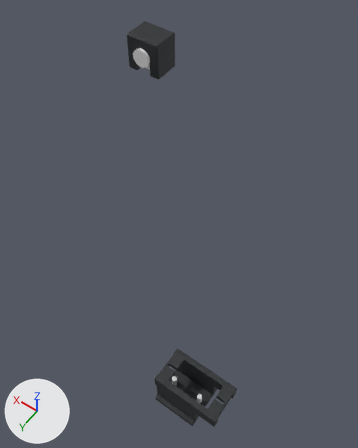
Renders of the Blender file hardware/robot-design/round-yaw-v2/revision-20261011-nomi-layoutA/print-split-v6/EffMeet2_NOMI_布局A_v6_紧凑候选.blend from each side of a commit.
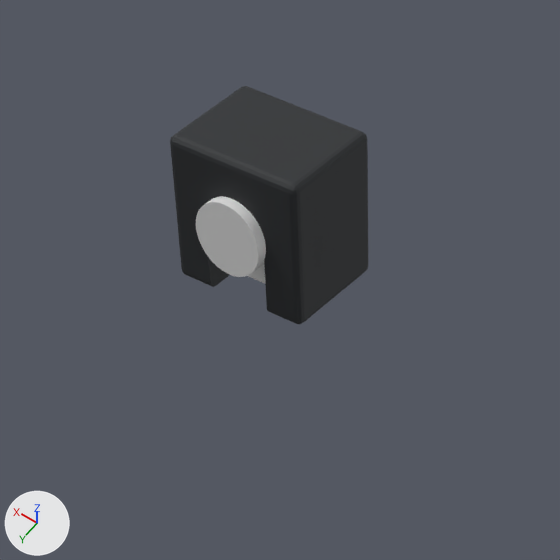
The first picture shows the older version from a camera (50 mm lens) standing at (-0.0953, 0.0774, 0.2702) and looking at (-0.0197, -0.0285, 0.1037). The close-ups show the older and then the newer version on the part from 24% to 62% of the width and 0% to 31% of the height of that picture. Only the edits that show in the close-ups are written down. The lights are fixed; the arrows at lower left show +X, +Y and +Z. The same objects are shown in both versions, whatever each file hides.

Objects in the first close-up: 'N6_CAMERA_CRADLE', 'N6_CAMERA_POCKET', 'N6_CAM_CRADLE_LENS_TUBE'.
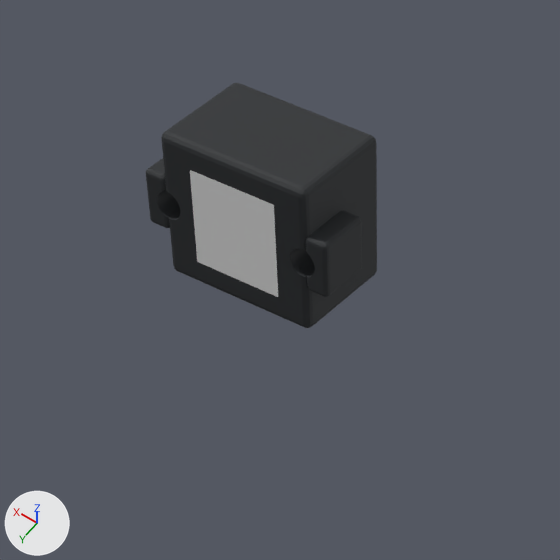
Not drawn themselves, but carrying or shaping drawn objects: ob_n6_camera_fpc_exit, ob_n6_cam_clamp_boss__1, ob_n6_cam_clamp_boss_1, ob_n6_camera_cradle_hole_5, ob_n6_camera_cradle_hole_6.

Pixel boxes (x1, y1, x2, y2) of what changed, in the close-ups (560 x 560 px; the box of a moved part takes in the faces that stretch with it):
'N6_CAMERA_CRADLE', reshaped, mesh rescaled, modifiers changed (17% wider)
    before: (170, 86, 368, 324)
    after: (146, 83, 377, 328)
'N6_CAMERA_POCKET', moved, rescaled (mostly hidden before)
    before: (248, 264, 265, 283)
    after: (190, 170, 278, 297)
'N6_CAM_CRADLE_LENS_TUBE', moved, rescaled (not visible afterwards)
    before: (196, 196, 266, 277)
part 1 of me_n6_camera_cradle_mesh, moved or reshaped
    before: (170, 86, 368, 324)
    after: (161, 83, 377, 328)

What changed in the scene script:
```text
Change me_n6_camera_cradle_mesh:
    used by ob_n6_camera_cradle; parent = ob_n6_yaw_layout_anchor; location = (0.0, -0.0399, 0.173)
    remove me_n6_camera_cradle_mesh.from_pydata(...)  # 8 vertices, 6 faces; spans x -0.0065..0.0065, y -0.00505..0.00505, z -0.0065..0.0065
    add me_n6_camera_cradle_mesh.from_pydata(...)  # 8 vertices, 6 faces; spans x -0.0074..0.0074, y -0.00505..0.00505, z -0.0065..0.0065
    me_n6_camera_cradle_mesh part 1: the whole mesh is scaled about its middle by (1.14, 1, 1)
Change me_n6_camera_pocket_mesh:
    used by ob_n6_camera_pocket; parent = ob_n6_yaw_layout_anchor; location = (0.0, -0.0388, 0.173)
    remove me_n6_camera_pocket_mesh.from_pydata(...)  # 8 vertices, 6 faces; spans x -0.0046..0.0046, y -0.0027..0.0027, z -0.0046..0.0046
    add me_n6_camera_pocket_mesh.from_pydata(...)  # 8 vertices, 6 faces; spans x -0.0043..0.0043, y -0.0033..0.0033, z -0.0043..0.0043
    me_n6_camera_pocket_mesh part 2: the whole mesh is scaled about its middle by (0.935, 1.22, 0.935)
Change me_n6_cam_cradle_lens_tube_mesh:
    used by ob_n6_cam_cradle_lens_tube; parent = ob_n6_yaw_layout_anchor; location = (0.0, -0.0399, 0.173)
    remove me_n6_cam_cradle_lens_tube_mesh.from_pydata(...)  # 128 vertices, 66 faces; spans x -0.00325..0.00325, y -0.00605..0.00605, z -0.00325..0.00325
    add me_n6_cam_cradle_lens_tube_mesh.from_pydata(...)  # 128 vertices, 66 faces; spans x -0.00325..0.00325, y -0.003..0.003, z -0.00325..0.00325
    me_n6_cam_cradle_lens_tube_mesh part 3: the whole mesh is scaled about its middle by (1, 0.496, 1)
Change ob_n6_camera_cradle:
    add _m = ob_n6_camera_cradle.modifiers.new('UNION N6_CAM_CLAMP_BOSS_-1', 'BOOLEAN')
    add _m.object = ob_n6_cam_clamp_boss__1
    add _m.operation = 'UNION'
    add _m.solver = 'MANIFOLD'
    add _m = ob_n6_camera_cradle.modifiers.new('UNION N6_CAM_CLAMP_BOSS_1', 'BOOLEAN')
    add _m.object = ob_n6_cam_clamp_boss_1
    add _m.operation = 'UNION'
    add _m.solver = 'MANIFOLD'
    where _m = ob_n6_camera_cradle.modifiers.new('DIFFERENCE N6_CAMERA_POCKET', 'BOOLEAN')
    remove _m.solver = 'MANIFOLD'
    remove _m = ob_n6_camera_cradle.modifiers.new('DIFFERENCE N6_CAMERA_FPC_EXIT', 'BOOLEAN')
    remove _m.object = ob_n6_camera_fpc_exit
    add _m = ob_n6_camera_cradle.modifiers.new('DIFFERENCE N6_CAMERA_CRADLE_HOLE_5', 'BOOLEAN')
    add _m.object = ob_n6_camera_cradle_hole_5
    add _m.solver = 'MANIFOLD'
    add _m = ob_n6_camera_cradle.modifiers.new('DIFFERENCE N6_CAMERA_CRADLE_HOLE_6', 'BOOLEAN')
    add _m.object = ob_n6_camera_cradle_hole_6
    add _m.solver = 'MANIFOLD'
Change ob_n6_camera_pocket:
    ob_n6_camera_pocket.location: (0.0, -0.0388, 0.173) -> (0.0, -0.0382, 0.173)
Remove ob_n6_camera_fpc_exit:
    ob_n6_camera_fpc_exit = bpy.data.objects.new('N6_CAMERA_FPC_EXIT', me_n6_camera_fpc_exit_mesh)
Change ob_n6_cam_cradle_lens_tube:
    ob_n6_cam_cradle_lens_tube.location: (0.0, -0.0399, 0.173) -> (0.0, -0.0432, 0.173)
Add ob_n6_cam_clamp_boss_1:
    ob_n6_cam_clamp_boss_1 = bpy.data.objects.new('N6_CAM_CLAMP_BOSS_1', me_n6_cam_clamp_boss_1_mesh)  # a box spanning x -0.0011..0.0011, y -0.00255..0.00255, z -0.0025..0.0025; modifiers BEVEL
    ob_n6_cam_clamp_boss_1.parent = ob_n6_yaw_layout_anchor
    ob_n6_cam_clamp_boss_1.location = (0.0083, -0.0374, 0.173)
Add ob_n6_camera_cradle_hole_6:
    ob_n6_camera_cradle_hole_6 = bpy.data.objects.new('N6_CAMERA_CRADLE_HOLE_6', me_n6_camera_cradle_hole_6_mesh)  # 128 vertices, 66 faces; spans x -0.00125..0.00125, y -0.0035..0.0035, z -0.00125..0.00125
    ob_n6_camera_cradle_hole_6.parent = ob_n6_yaw_layout_anchor
    ob_n6_camera_cradle_hole_6.location = (0.00695, -0.0375, 0.173)
Add ob_n6_camera_cradle_hole_5:
    ob_n6_camera_cradle_hole_5 = bpy.data.objects.new('N6_CAMERA_CRADLE_HOLE_5', me_n6_camera_cradle_hole_6_mesh.copy())
    ob_n6_camera_cradle_hole_5.parent = ob_n6_yaw_layout_anchor
    ob_n6_camera_cradle_hole_5.location = (-0.00695, -0.0375, 0.173)
Add ob_n6_cam_clamp_boss__1:
    ob_n6_cam_clamp_boss__1 = bpy.data.objects.new('N6_CAM_CLAMP_BOSS_-1', me_n6_cam_clamp_boss_1_mesh.copy())  # modifiers BEVEL
    ob_n6_cam_clamp_boss__1.parent = ob_n6_yaw_layout_anchor
    ob_n6_cam_clamp_boss__1.location = (-0.0083, -0.0374, 0.173)
```
